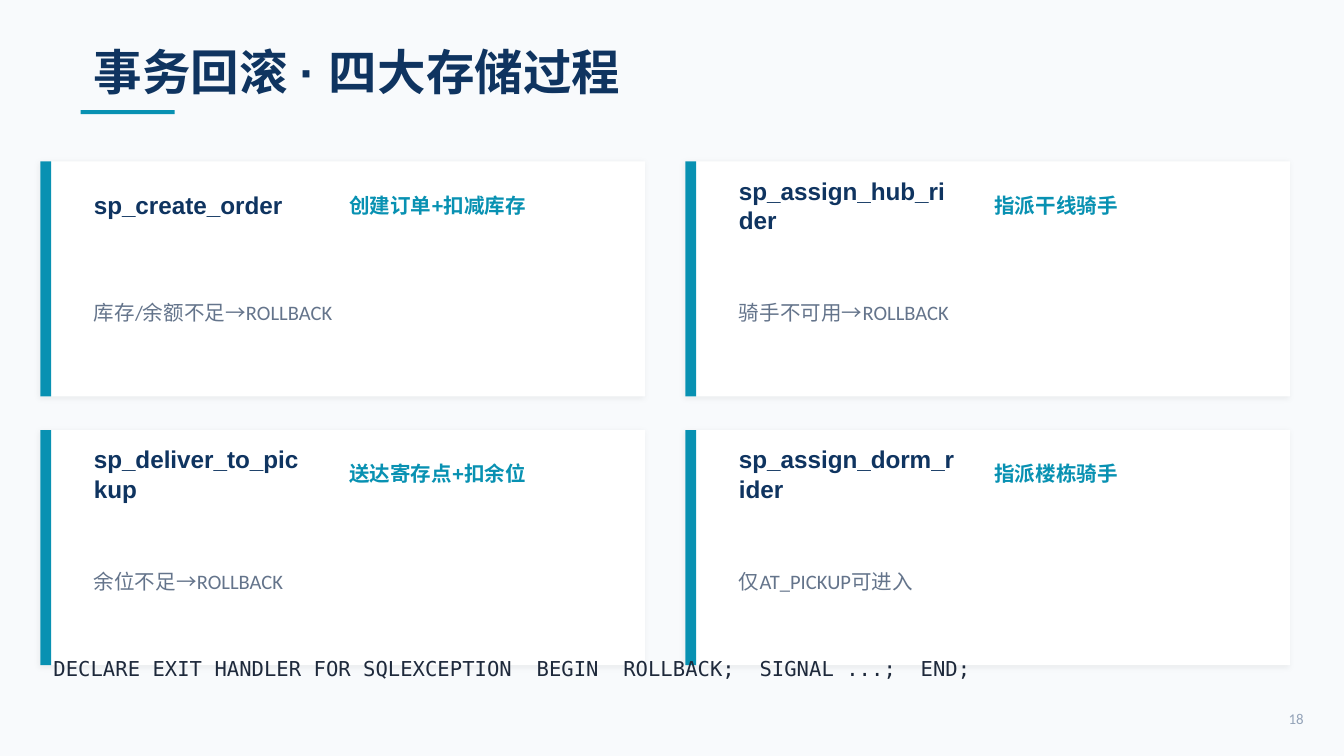
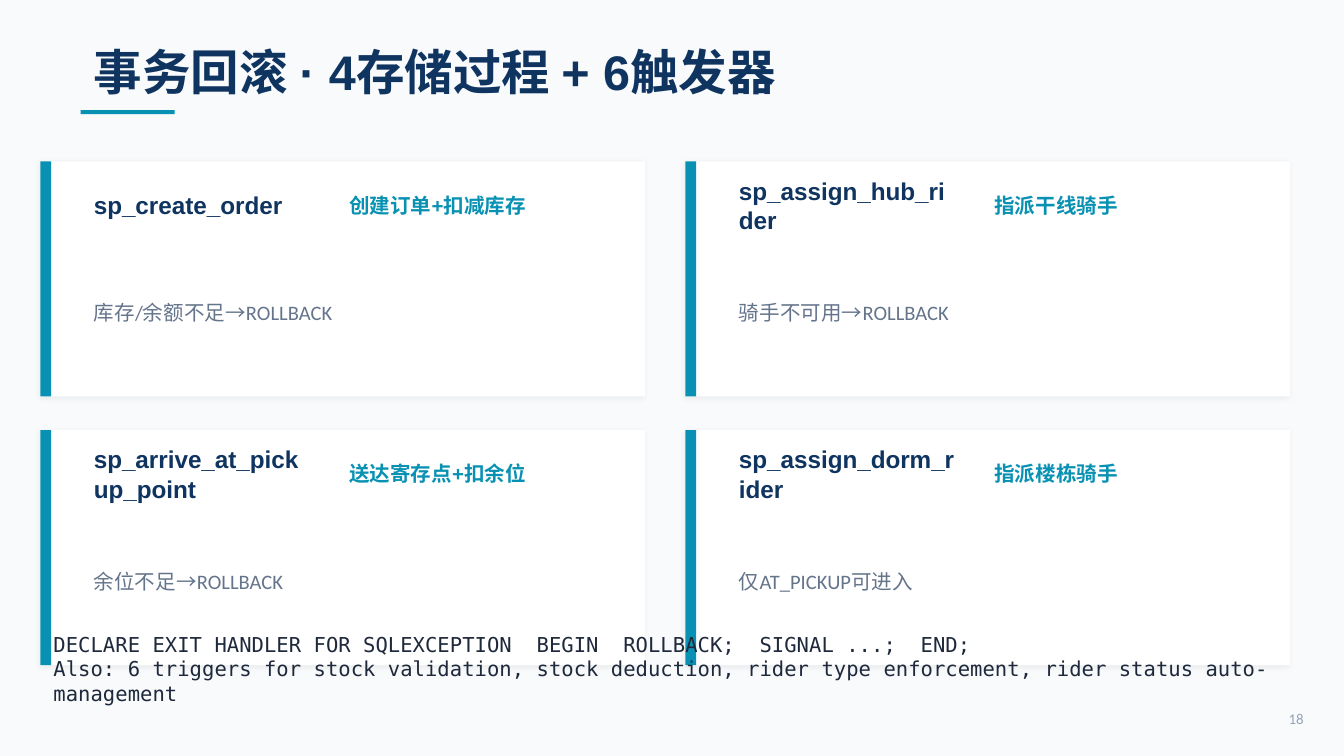
Before and after one commit to sou1maker/database, a slide deck: slide 18 of 校园外卖两段式配送系统_答辩汇报.pptx. Drawn at 1344x756 pixels with LibreOffice and Linux fonts; fonts in the diff are those of the drawing. Boxes give left, top, right and bottom in pixels: in the first picture for what was removed or moved away, otherwise in the second. Text is boxed around its words. In the diff, an @@ line names an element or a change of style, - is before the commit and + after.

```diff
--- a/校园外卖两段式配送系统_答辩汇报.pptx
+++ b/校园外卖两段式配送系统_答辩汇报.pptx
@@ text at (94, 48, 776, 99): text changed @@
-事务回滚 · 四大存储过程
+事务回滚 · 4存储过程 + 6触发器
@@ text at (94, 450, 299, 503): text changed @@
-sp_deliver_to_pickup
+sp_arrive_at_pickup_point
@@ text at (53, 635, 1268, 706): text changed @@
-DECLARE EXIT HANDLER FOR SQLEXCEPTION BEGIN ROLLBACK; SIGNAL ...; END;
+DECLARE EXIT HANDLER FOR SQLEXCEPTION BEGIN ROLLBACK; SIGNAL ...; END;
+Also: 6 triggers for stock validation, stock deduction, rider type enforcement, rider status auto-management
```
Also in this commit, not shown: 12 other slides changed, 8 other files.
